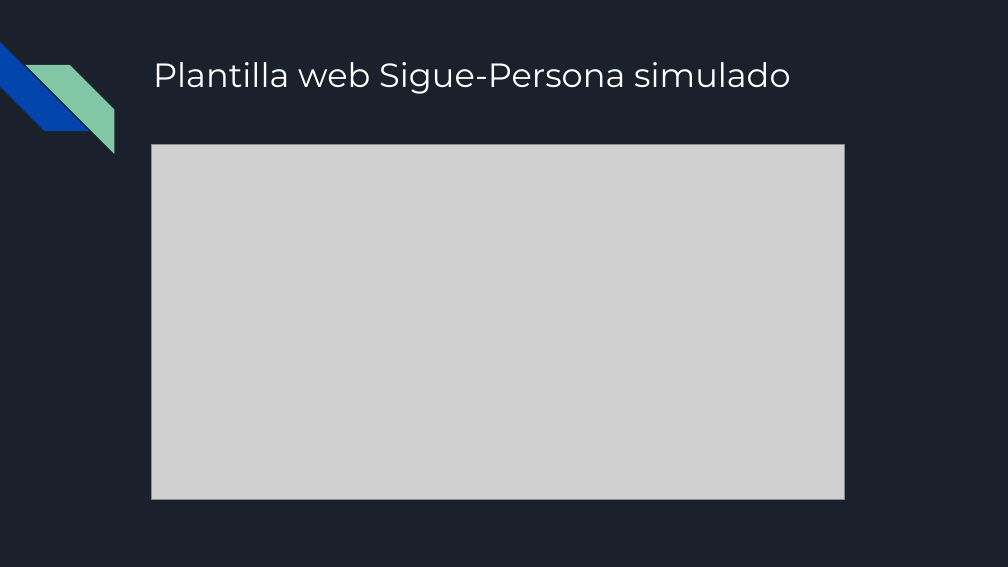
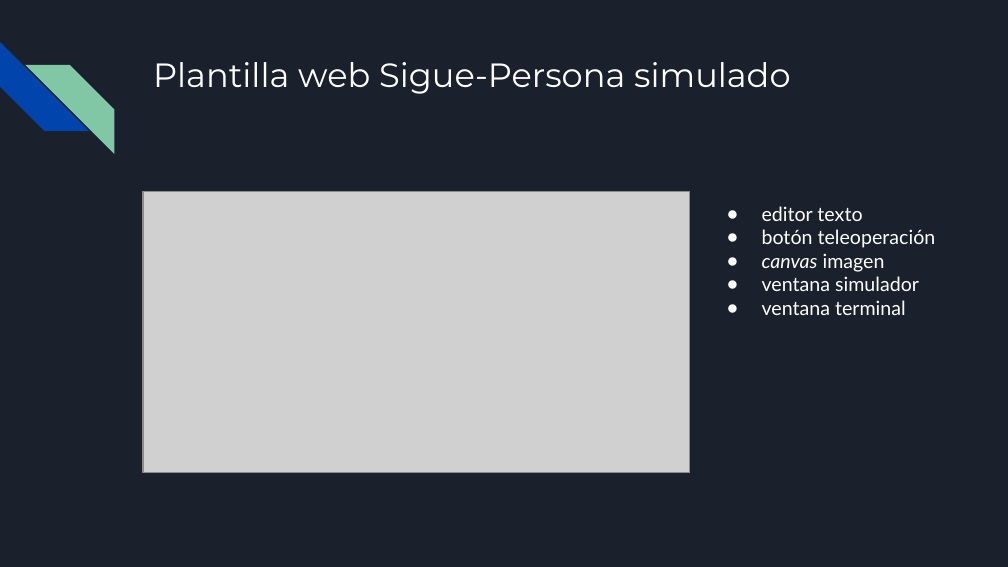
Before and after one commit to RoboticsLabURJC/2021-tfg-carlos-caminero, a slide deck: slide 11 of presentacion/presentacion.pptx (slide 10 before the commit). Drawn at 1008x567 pixels with LibreOffice and Linux fonts; fonts in the diff are those of the drawing; grey boxes stand for pictures. Boxes give left, top, right and bottom in pixels: in the first picture for what was removed or moved away, otherwise in the second. Text is boxed around its words. In the diff, an @@ line names an element or a change of style, - is before the commit and + after.

```diff
--- a/presentacion/presentacion.pptx
+++ b/presentacion/presentacion.pptx
@@ picture resized from (x1=152, y1=144, x2=845, y2=500) to (x1=143, y1=192, x2=690, y2=473) @@
@@ text added at (x1=762, y1=206, x2=936, y2=315), 14 pt, text #FFFFFF @@
+● editor texto
+● botón teleoperación
+● canvas imagen
+● ventana simulador
+● ventana terminal
```
Also in this commit, not shown: 3 other slides changed, 1 slide added, 2 slides removed, 1 other file.
